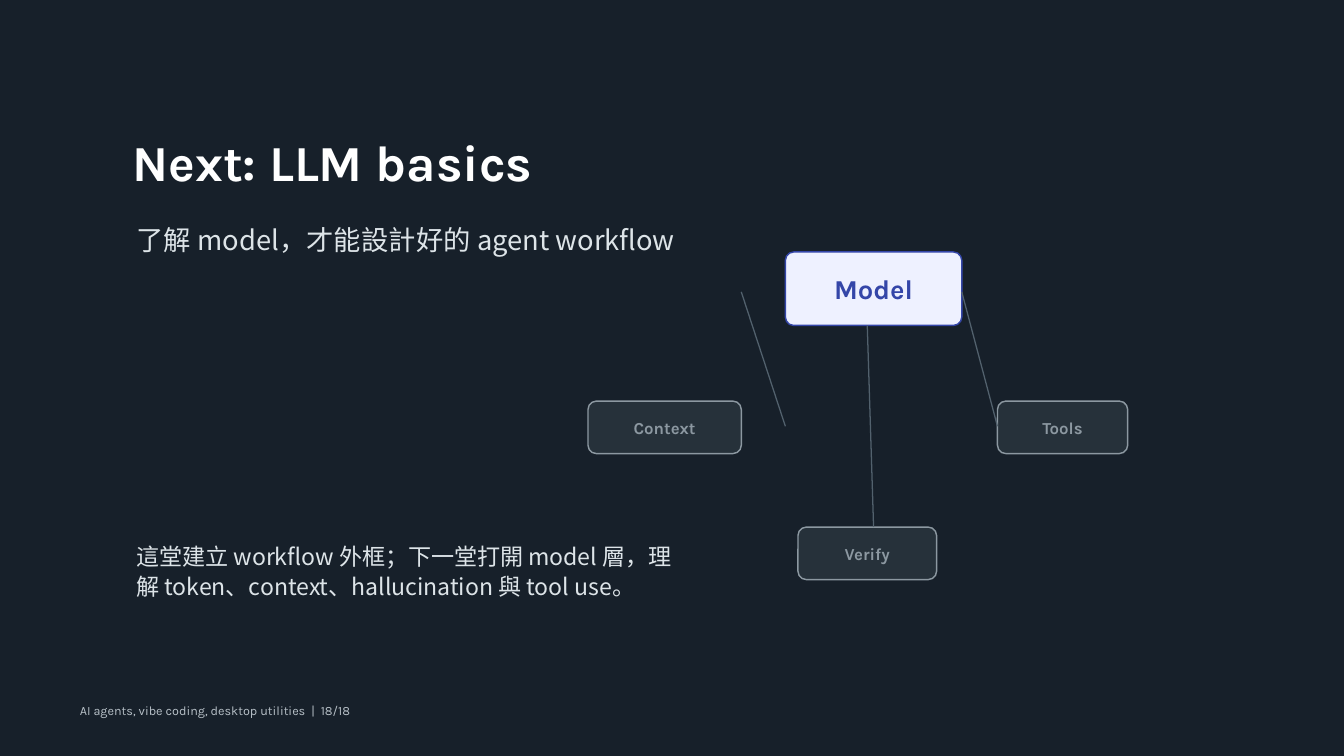
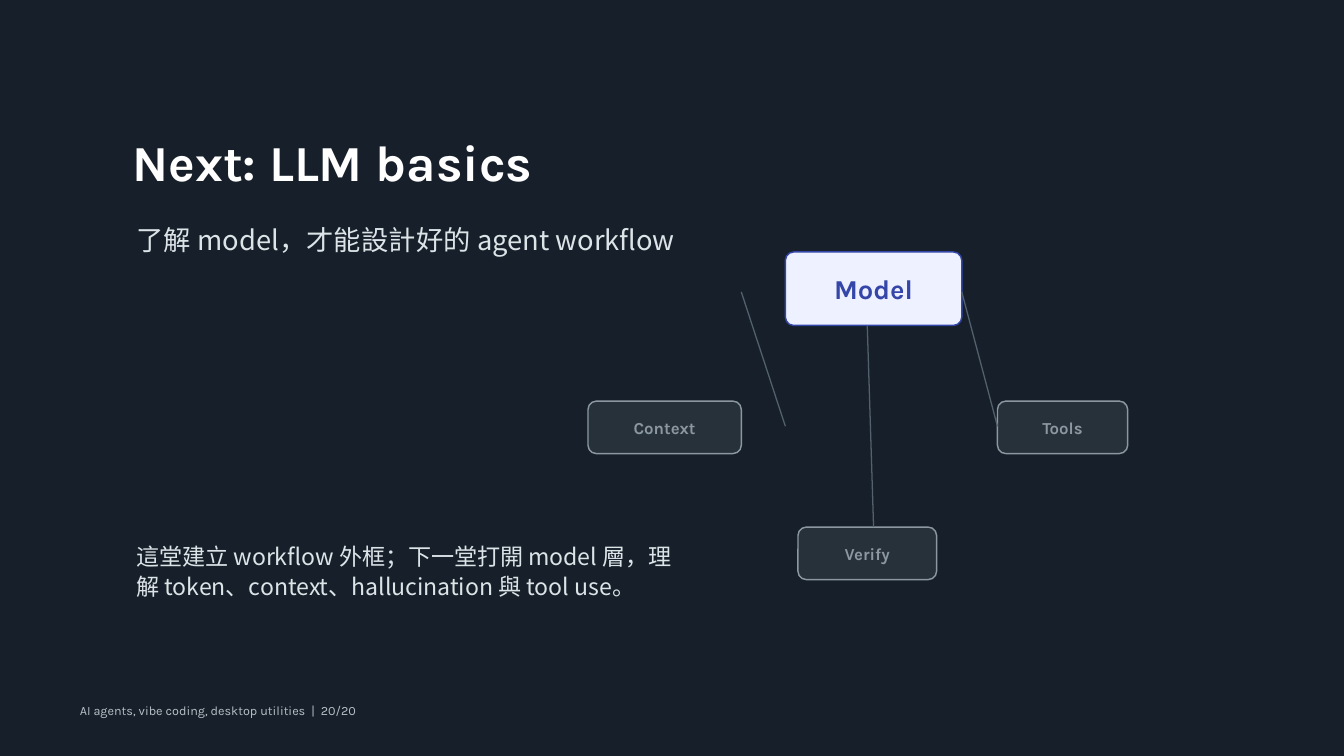
Before and after one commit to godkin1211/LLM_applications_on_BioMedicalData, a slide deck: slide 20 of slides/lesson-02-ai-agents-vibe-coding-desktop-utilities.pptx (slide 18 before the commit). Drawn at 1344x756 pixels with LibreOffice and Linux fonts; fonts in the diff are those of the drawing. Boxes give left, top, right and bottom in pixels: in the first picture for what was removed or moved away, otherwise in the second. Text is boxed around its words. In the diff, an @@ line names an element or a change of style, - is before the commit and + after.

```diff
--- a/slides/lesson-02-ai-agents-vibe-coding-desktop-utilities.pptx
+++ b/slides/lesson-02-ai-agents-vibe-coding-desktop-utilities.pptx
@@ text at (x1=80, y1=706, x2=356, y2=718): text changed @@
-AI agents, vibe coding, desktop utilities | 18/18
+AI agents, vibe coding, desktop utilities | 20/20
```
Also in this commit, not shown: 17 other slides changed, 2 slides added, 1 other file.
